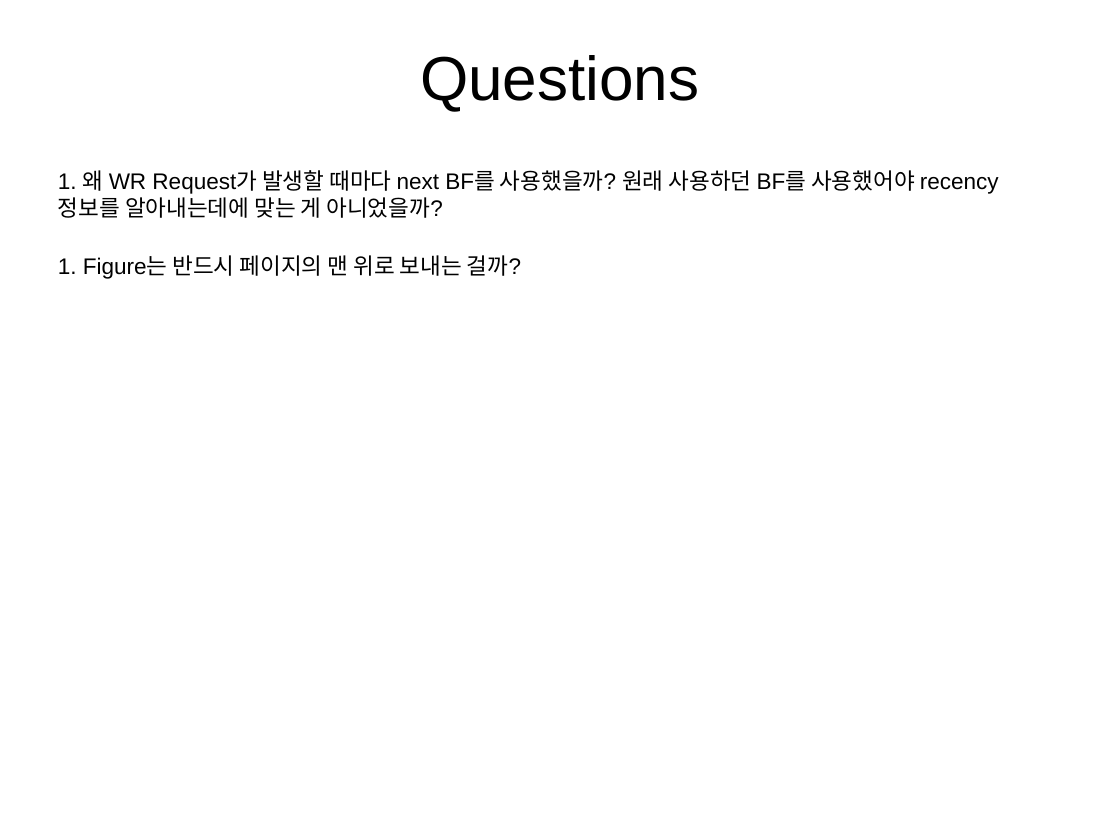
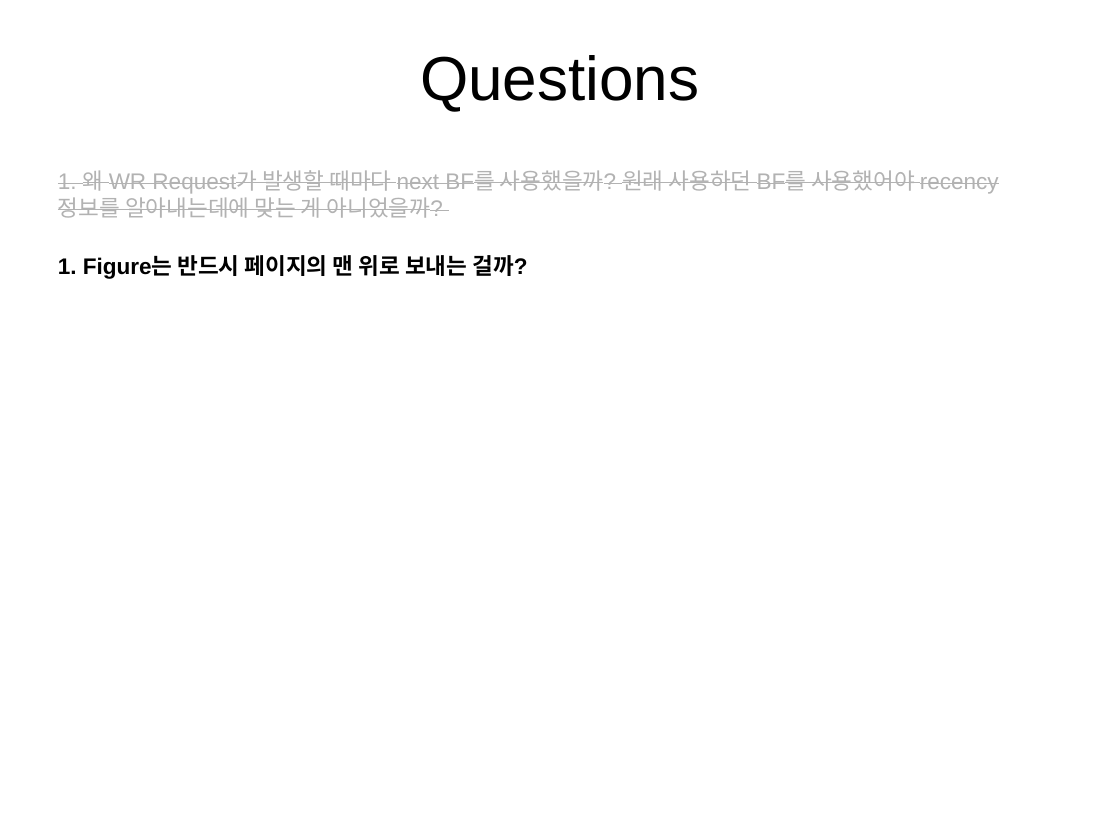
Before and after one commit to OptimistLabyrinth/ubuntu16.04, a slide deck: slide 26 of DPARK_office/Non-Volatile_Momory/hot_data_identification_PaperReview.pptx (slide 23 before the commit). Drawn at 1120x840 pixels with LibreOffice and Linux fonts; fonts in the diff are those of the drawing. Boxes give left, top, right and bottom in pixels: in the first picture for what was removed or moved away, otherwise in the second. Text is boxed around its words. In the diff, an @@ line names an element or a change of style, - is before the commit and + after.

```diff
--- a/DPARK_office/Non-Volatile_Momory/hot_data_identification_PaperReview.pptx
+++ b/DPARK_office/Non-Volatile_Momory/hot_data_identification_PaperReview.pptx
@@ text "1. 왜 WR Request가 발생할 ..." at bbox=[58, 170, 999, 279]: text colour #000000 to #B2B2B2, strikethrough on in "1. 왜 WR Request가 발생할 때마다 next ..."; bold on in "1. Figure는 반드시 페이지의 맨 위로 보내는 ..." @@
```
Also in this commit, not shown: 6 other slides changed, 7 slides added, 4 slides removed, 8 other files.
